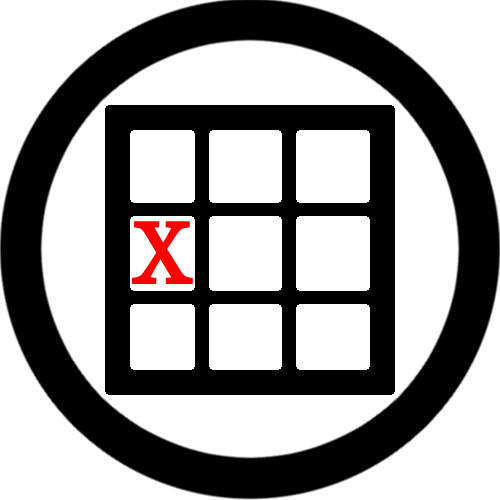
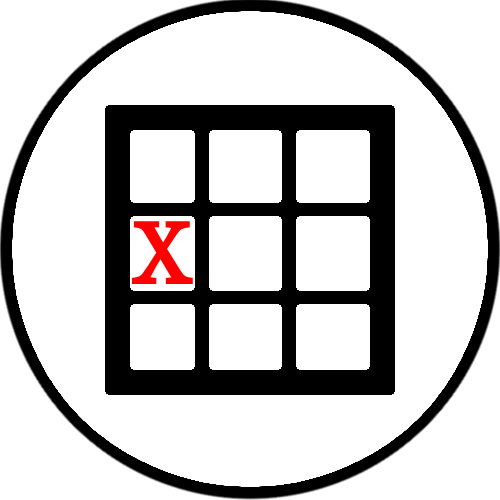
Revision of a layered w=500, h=500 image; what changed, layer by layer:
painted on "map.png" over (x1=12, y1=11, x2=488, y2=487)
